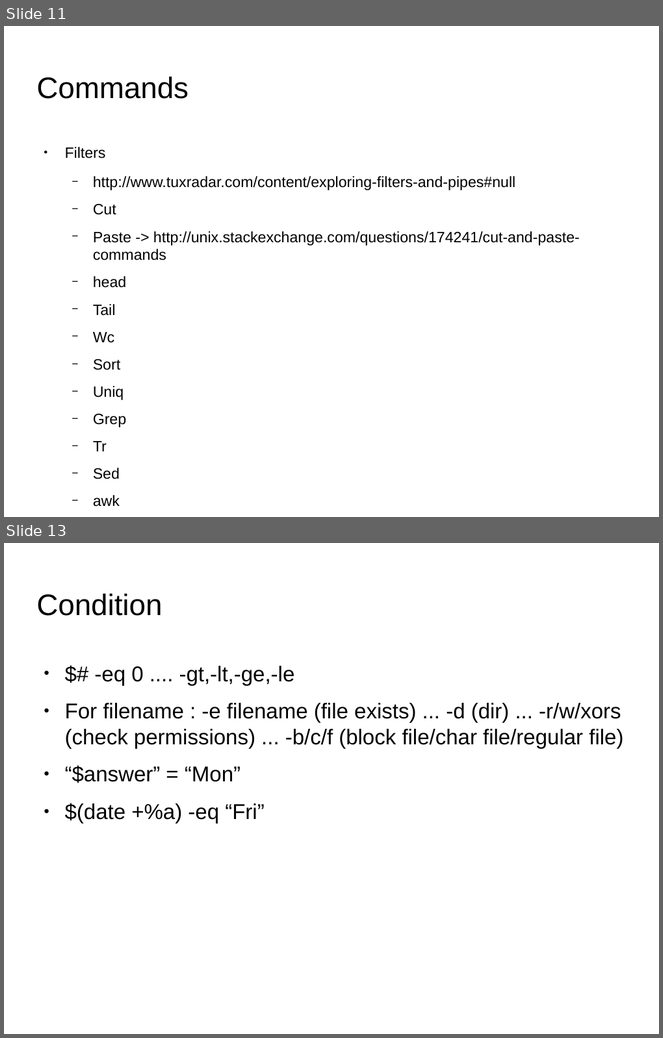
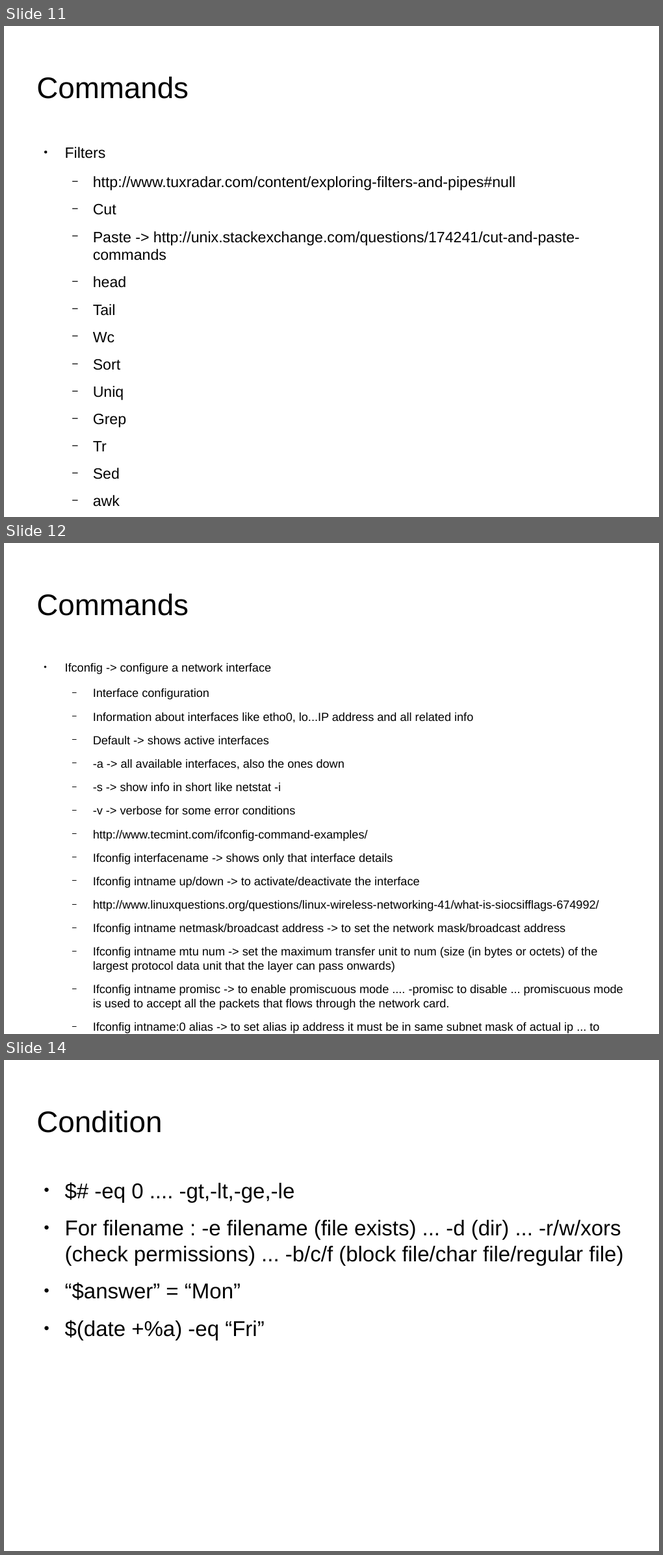
Before and after one commit to tanmayrajani/Internship_PreWork, a slide deck: Shell_Script/Shell_Script_Notes.odp. Shown one above the other, each under a label of ours: slides 11 and 13 before the commit, slides 11, 12 and 14 after it; the slides between them are not shown. The pictures are 663x1038 and 663x1555 pixels, drawn with LibreOffice and Linux fonts; fonts in the diff are those of the drawing; background and template pictures are left out. Boxes give left, top, right and bottom in pixels: in the first picture for what was removed or moved away, otherwise in the second. Text is boxed around its words. In the diff, an @@ line names an element or a change of style, - is before the commit and + after.

```diff
--- a/Shell_Script/Shell_Script_Notes.odp
+++ b/Shell_Script/Shell_Script_Notes.odp
@@ slide 12 added at (4,543,659,1034), background picture (left out) @@
@@ title added at (36,594,189,616), 36 pt, text #000000 @@
+Commands
@@ text added at (65,663,623,1034), 14.3 pt, text #000000 @@
+● Ifconfig -> configure a network interface
+  − Interface configuration
+  − Information about interfaces like etho0, lo...IP address and all related info
+  − Default -> shows active interfaces
+  − -a -> all available interfaces, also the ones down
+  − -s -> show info in short like netstat -i
+  − -v -> verbose for some error conditions
+  − http://www.tecmint.com/ifconfig-command-examples/
+  − Ifconfig interfacename -> shows only that interface details
+  − Ifconfig intname up/down -> to activate/deactivate the interface
+  − http://www.linuxquestions.org/questions/linux-wireless-networking-41/what-is-siocsifflags-674992/
+  − Ifconfig intname netmask/broadcast address -> to set the network mask/broadcast address
+  − Ifconfig intname mtu num -> set the maximum transfer unit to num (size (in bytes or octets) of the largest protocol data unit that the layer can pass onwards)
+  − Ifconfig intname promisc -> to enable promiscuous mode .... -promisc to disable ... promiscuous mode is used to accept all the packets that flows through the network card.
+  − Ifconfig intname:0 alias -> to set alias ip address it must be in same subnet mask of actual ip ... to drop the alias ifconfig intname:0 down
+  − Ifconfig intname hw ether macaddress -> to set mac address
@@ what was slide 13 is now slide 14 @@
```
Also in this commit, not shown: 2 slides changed, 1 other file.
